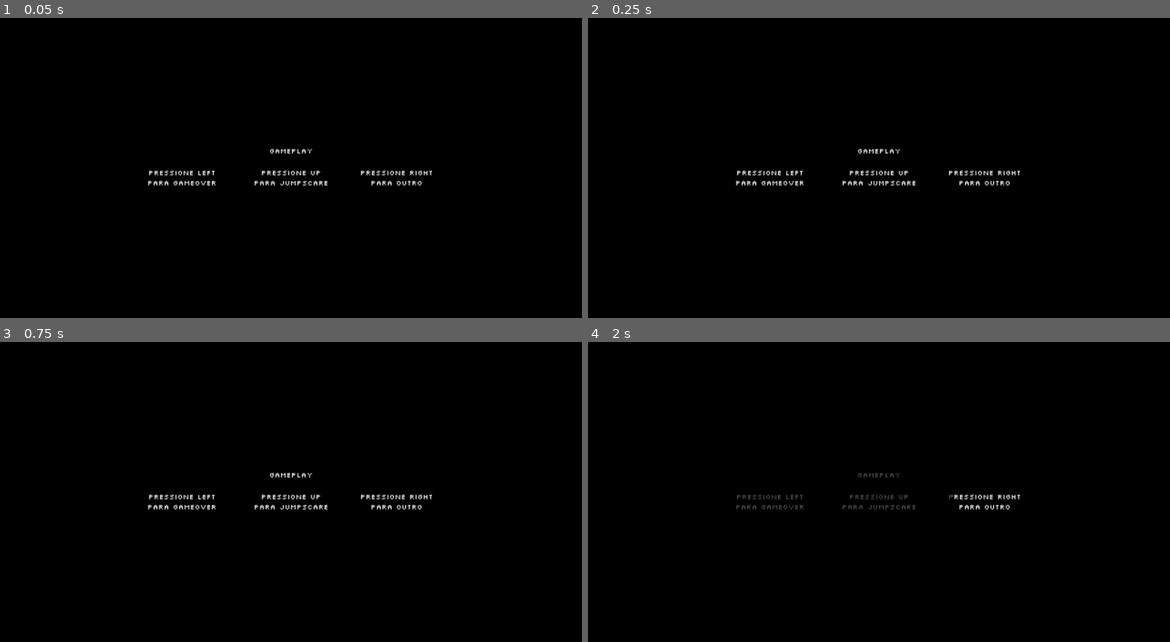
Above: before the commit, frames 1-4 (two rows, left to right).
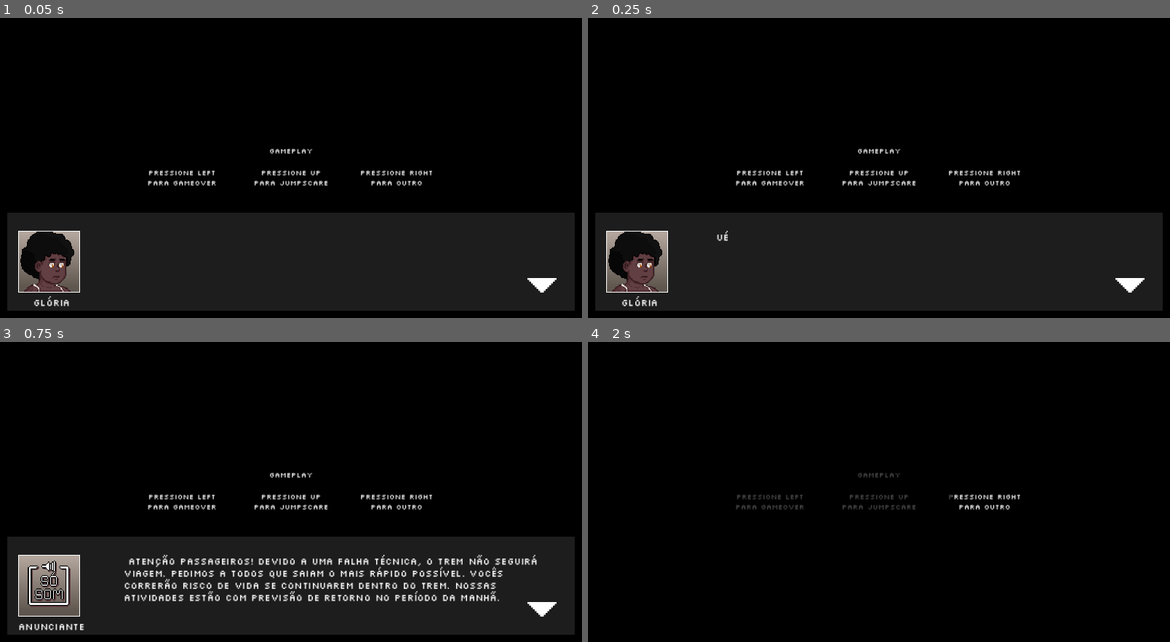
Above: after the commit, the same moments.

Repository: nawarian/imobilidade-urbana
Game: Godot game, scene res://scenes/gameplay/gameplay.tscn
Two runs of this game, one before a commit and one after it. Both use one fixed random seed, a clock stepped at 60 frames per second and the inputs below. This scene is started directly instead of the project's main scene.
Inputs:
- Up to frame 1 (0.05 s): no input
- Up to frame 2 (0.25 s): no input
- Up to frame 3 (0.75 s): tap Enter (ui_accept) at 0.5, 0.6 s; hold Right (ui_right) from 0.53 s (still down)
- Up to frame 4 (2 s): tap Enter (ui_accept) at 0.77, 1.07, 1.25, 1.35, 1.52, 1.82 s; release Right (ui_right) at 1.28 s; hold Left (ui_left) from 1.28 s (still down)

The runs differ from the first frame. In frame 1, 31% of the frame differs, in the area x 1-99%, y 64-98%; in frame 2, 31%; in frame 3, 32%; in frame 4, nothing differs.

Commit message:
Dialogue system (#3)
* feat(dialogue) base dialogue container

* feat(dialogue) show avatar based on translations

Diff:
--- a/lang/translations.csv
+++ b/lang/translations.csv
@@ -4,3 +4,9 @@
 "intro.text.0","[center]São Paulo, numa noite qualquer...[/center]","[center]São Paulo, any other night[/center]"
 "intro.text.1","[center]Enquanto uma parte da população dorme, outra volta pra casa no trenzão que rasga o silêncio da noite[/center]","[center]While a some citizens sleep, another returns to their homes in the train that cuts the silence of the night[/center]"
 "intro.text.2","[center]Até que...[/center]","[center]Until...[/center]"
+"intro.monolog.0.speaker", "Glória", "Gloria"
+"intro.monolog.0.avatar", "retrato_player.png", "retrato_player.png"
+"intro.monolog.0.text", "Ué... não acredito que essa porcaria de trem vai parar logo agora!", "I can't believe this train will stop now!"
+"intro.monolog.1.speaker", "Anunciante", "Announcer"
+"intro.monolog.1.avatar", "retrato_anunciante.png", "retrato_anunciante.png"
+"intro.monolog.1.text", "Atenção passageiros! Devido a uma falha técnica, o trem não seguirá viagem. Pedimos a todos que saiam o mais rápido possível. Vocês correrão risco de vida se continuarem dentro do trem. Nossas atividades estão com previsão de retorno no período da manhã.", "Attention passengers! Due to a technical fault this train won't continue on. Please leave the train as quick as possible. Your life is endangered as long as you continue on the train. Our activities are expected to return in the morning."
--- a/scenes/gameplay/gameplay.gd
+++ b/scenes/gameplay/gameplay.gd
@@ -3,6 +3,13 @@
 @onready var gameover_scene: PackedScene = preload("res://scenes/gameover/gameover.tscn")
 @onready var jumpscare_scene: PackedScene = preload("res://scenes/jumpscare/jumpscare.tscn")
 @onready var outro_scene: PackedScene = preload("res://scenes/outro/outro.tscn")
+
+@onready var dialogue_container = $DialogueContainer
+@onready var announcements_player = $AnnouncementsPlayer
+
+func _ready():
+	dialogue_container.visible = true
+	dialogue_container.start("intro.monolog", 2)
 
 func _process(delta):
 	if Input.is_action_just_released("ui_left"):
@@ -11,3 +18,11 @@
 		SceneManager.change_to(jumpscare_scene)
 	if Input.is_action_just_released("ui_right"):
 		SceneManager.change_to(outro_scene)
+
+func _on_dialogue_container_next_sentence(text_label, speaker, index):
+	if index == 1:
+		announcements_player.stream = load("res://scenes/gameplay/announcements/sfx_trem_aviso_sonoro_anunciante_0.mp3")
+		announcements_player.play()
+
+func _on_dialogue_container_dialogue_finished():
+	dialogue_container.visible = false
--- a/scenes/gameplay/gameplay.tscn
+++ b/scenes/gameplay/gameplay.tscn
@@ -1,6 +1,7 @@
-[gd_scene load_steps=2 format=3 uid="uid://bkhs6kpf2s6f1"]
+[gd_scene load_steps=3 format=3 uid="uid://bkhs6kpf2s6f1"]
 
 [ext_resource type="Script" path="res://scenes/gameplay/gameplay.gd" id="1_ucw6m"]
+[ext_resource type="PackedScene" uid="uid://dbs74koy7yeq3" path="res://systems/dialogue/dialogue_container.tscn" id="2_2b7w2"]
 
 [node name="Gameplay" type="Control"]
 layout_mode = 3
@@ -74,3 +75,17 @@
 grow_vertical = 2
 bbcode_enabled = true
 text = "[center]Pressione RIGHT para outro[/center]"
+
+[node name="DialogueContainer" parent="." instance=ExtResource("2_2b7w2")]
+visible = false
+layout_mode = 0
+offset_left = 16.0
+offset_top = 488.0
+offset_right = 1264.0
+offset_bottom = 704.0
+
+[node name="AnnouncementsPlayer" type="AudioStreamPlayer2D" parent="."]
+bus = &"sfx"
+
+[connection signal="dialogue_finished" from="DialogueContainer" to="." method="_on_dialogue_container_dialogue_finished"]
+[connection signal="next_sentence" from="DialogueContainer" to="." method="_on_dialogue_container_next_sentence"]
--- /dev/null
+++ b/systems/dialogue/dialogue.gd
@@ -0,0 +1,76 @@
+extends ColorRect
+
+class_name Dialogue
+
+signal next_sentence(text_label, speaker, index)
+signal dialogue_finished
+
+@export var dialogue_prefix_key: String
+@export var total_messages: int
+
+@onready var label: RichTextLabel = $TextContainer/RichTextLabel
+@onready var avatar_label: RichTextLabel = $AvatarContainer/Control/AvatarName
+@onready var avatar_rect: TextureRect = $AvatarContainer/AvatarImage
+@onready var tick_sfx: AudioStreamPlayer2D = $TextContainer/CharacterTickSfx
+
+var tween: Tween
+var sfx_tween: Tween
+
+var current_line: int = 0
+var finished: bool = false
+
+func _input(event):
+	if tween is not Tween:
+		return
+
+	if event is InputEventKey and event.is_pressed():
+		if tween.is_running():
+			label.visible_ratio = 1
+			tween.kill()
+			sfx_tween.kill()
+		else:
+			next_line()
+
+func start(prefix_key, total):
+	current_line = 0
+	finished = false
+	dialogue_prefix_key = prefix_key
+	total_messages = total
+
+	set_process_input(true)
+
+	next_line()
+
+func next_line():
+	if finished:
+		return
+
+	if current_line > total_messages - 1:
+		finished = true
+		set_process_input(false)
+		emit_signal("dialogue_finished")
+		return
+
+	var label_text = "%s.%d.text" % [dialogue_prefix_key, current_line]
+	var speaker_text = "%s.%d.speaker" % [dialogue_prefix_key, current_line]
+	var avatar_img = load("res://systems/dialogue/avatars/%s" % [
+		TranslationServer.translate("%s.%d.avatar" % [dialogue_prefix_key, current_line]).trim_prefix(" ")
+	])
+
+	emit_signal("next_sentence", label_text, speaker_text, current_line)
+	label.text = label_text
+	avatar_label.text = "[center]%s[/center]" % [TranslationServer.translate(speaker_text)]
+	avatar_rect.texture = avatar_img
+	label.visible_ratio = 0
+
+	sfx_tween = create_tween()
+	sfx_tween.set_loops()
+	sfx_tween.tween_callback(tick_sfx.play).set_delay(0.05)
+
+	tween = create_tween()
+	tween.tween_property(label, "visible_ratio", 1, 5)
+	current_line = current_line + 1
+
+	await tween.finished
+	sfx_tween.kill()
+	tick_sfx.stop()
--- /dev/null
+++ b/systems/dialogue/dialogue_container.tscn
@@ -0,0 +1,80 @@
+[gd_scene load_steps=6 format=3 uid="uid://dbs74koy7yeq3"]
+
+[ext_resource type="Texture2D" uid="uid://01b6hru1p516" path="res://systems/dialogue/avatars/retrato_anunciante.png" id="1_4k6ri"]
+[ext_resource type="Script" path="res://systems/dialogue/dialogue.gd" id="1_4t301"]
+[ext_resource type="Texture2D" uid="uid://c0mnxpimqtwub" path="res://systems/dialogue/icons/seta_fim_balao_fala.png" id="2_5sj47"]
+[ext_resource type="AudioStream" uid="uid://cjeuvqu8ipxmj" path="res://systems/dialogue/sfx_tick.mp3" id="4_k3s5r"]
+
+[sub_resource type="Theme" id="Theme_nd2gr"]
+MarginContainer/constants/margin_bottom = 40
+MarginContainer/constants/margin_left = 40
+MarginContainer/constants/margin_right = 40
+MarginContainer/constants/margin_top = 40
+RichTextLabel/font_sizes/normal_font_size = 20
+
+[node name="DialogueContainer" type="ColorRect"]
+offset_right = 1280.0
+offset_bottom = 216.0
+color = Color(0.118581, 0.118581, 0.118581, 0.952941)
+script = ExtResource("1_4t301")
+
+[node name="AvatarContainer" type="MarginContainer" parent="."]
+layout_mode = 1
+anchors_preset = 15
+anchor_right = 1.0
+anchor_bottom = 1.0
+offset_right = -1064.0
+grow_horizontal = 2
+grow_vertical = 2
+theme = SubResource("Theme_nd2gr")
+
+[node name="AvatarImage" type="TextureRect" parent="AvatarContainer"]
+layout_mode = 2
+texture = ExtResource("1_4k6ri")
+expand_mode = 2
+stretch_mode = 5
+
+[node name="Control" type="Control" parent="AvatarContainer"]
+layout_mode = 2
+
+[node name="AvatarName" type="RichTextLabel" parent="AvatarContainer/Control"]
+layout_mode = 1
+anchors_preset = 7
+anchor_left = 0.5
+anchor_top = 1.0
+anchor_right = 0.5
+anchor_bottom = 1.0
+offset_left = -84.0
+offset_top = 9.0
+offset_right = 84.0
+offset_bottom = 35.0
+grow_horizontal = 2
+grow_vertical = 0
+bbcode_enabled = true
+fit_content = true
+scroll_active = false
+
+[node name="TextContainer" type="MarginContainer" parent="."]
+layout_mode = 1
+anchors_preset = 15
+anchor_right = 1.0
+anchor_bottom = 1.0
+offset_left = 216.0
+grow_horizontal = 2
+grow_vertical = 2
+theme = SubResource("Theme_nd2gr")
+
+[node name="RichTextLabel" type="RichTextLabel" parent="TextContainer"]
+layout_mode = 2
+text = "intro.monolog.1.text"
+
+[node name="TextArrow" type="TextureRect" parent="TextContainer"]
+layout_mode = 2
+size_flags_horizontal = 8
+size_flags_vertical = 8
+texture = ExtResource("2_5sj47")
+stretch_mode = 2
+
+[node name="CharacterTickSfx" type="AudioStreamPlayer2D" parent="TextContainer"]
+stream = ExtResource("4_k3s5r")
+bus = &"sfx"
Not shown, removed: assets/sfx/Menu/texto.mp3.import
Not shown, removed: assets/sfx/Trem/sfx_trem_aviso_sonoro_anunciante_0.mp3.import
Not shown, removed: assets/sfx/Trem/sfx_trem_aviso_sonoro_anunciante_1.mp3.import
Not shown, removed: assets/sfx/Trem/sfx_trem_aviso_sonoro_anunciante_2.mp3.import
Not shown, removed: assets/sfx/Trem/sfx_trem_aviso_sonoro_anunciante_3.mp3.import
Not shown, removed: assets/sfx/Trem/sfx_trem_aviso_sonoro_anunciante_4.mp3.import
Not shown, removed: assets/sfx/Trem/sfx_trem_aviso_sonoro_anunciante_5.mp3.import
Not shown, removed: assets/sfx/Trem/sfx_trem_aviso_sonoro_anunciante_6.mp3.import
Binary file changed: lang/translations.en.translation
Binary file changed: lang/translations.pt_BR.translation
Not shown, added: scenes/gameplay/announcements/sfx_trem_aviso_sonoro_anunciante_0.mp3.import
Not shown, added: scenes/gameplay/announcements/sfx_trem_aviso_sonoro_anunciante_1.mp3.import
(and 28 more such lines)
